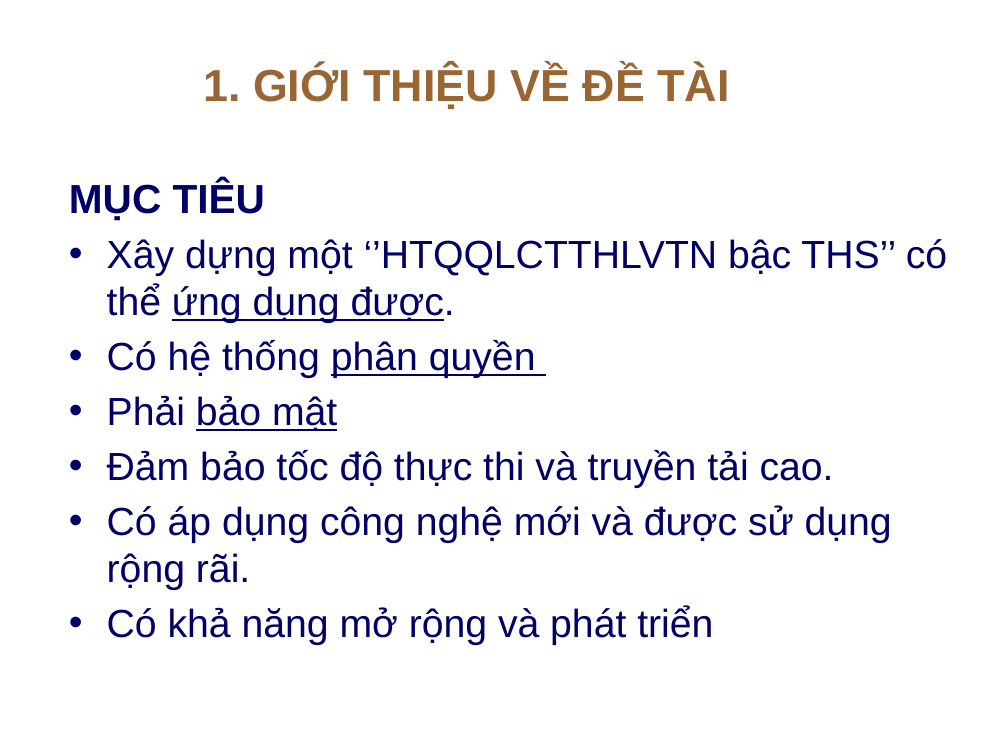
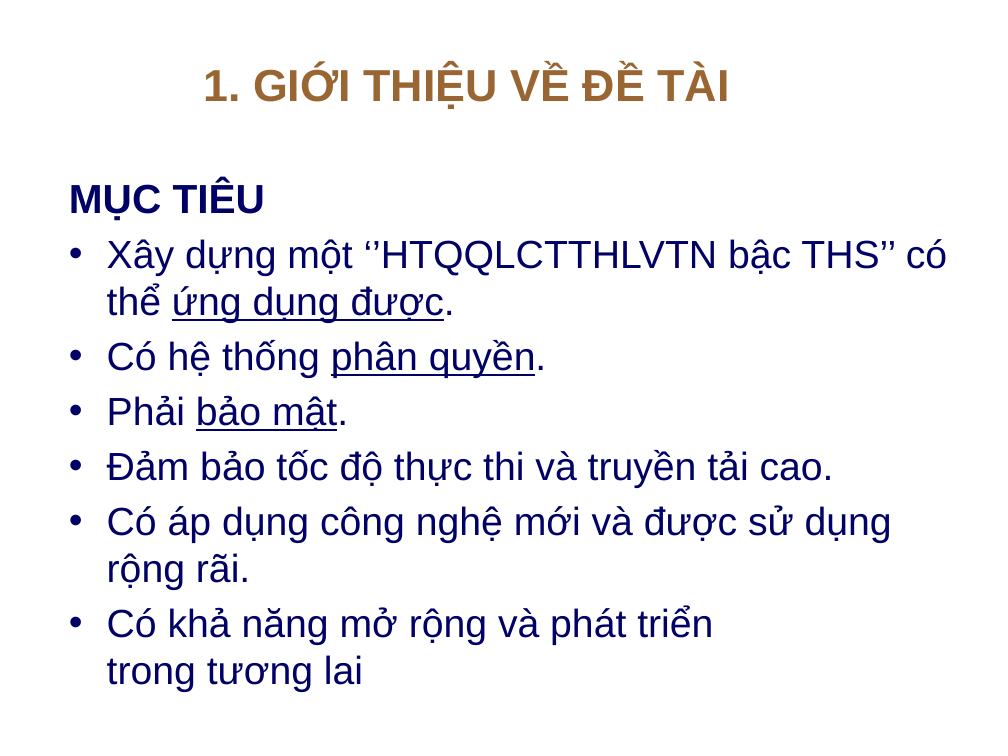
Before and after one commit to nhgiang196/luanvan, a slide deck: slide 5 of maubaocaolv.pptx. Drawn at 1008x756 pixels with LibreOffice and Linux fonts; fonts in the diff are those of the drawing; background and template pictures are left out. Boxes give left, top, right and bottom in pixels: in the first picture for what was removed or moved away, otherwise in the second. Text is boxed around its words. In the diff, an @@ line names an element or a change of style, - is before the commit and + after.

```diff
--- a/maubaocaolv.pptx
+++ b/maubaocaolv.pptx
@@ text at <box>107,340,546,431</box>: text changed @@
-• Có hệ thống phân quyền
-• Phải bảo mật
+• Có hệ thống phân quyền.
+• Phải bảo mật.
@@ text at <box>107,606,713,692</box>: text changed @@
-• Có khả năng mở rộng và phát triển
+• Có khả năng mở rộng và phát triển
+  trong tương lai
```
Also in this commit, not shown: 11 other slides changed, 2 slides removed, 1 other file.
